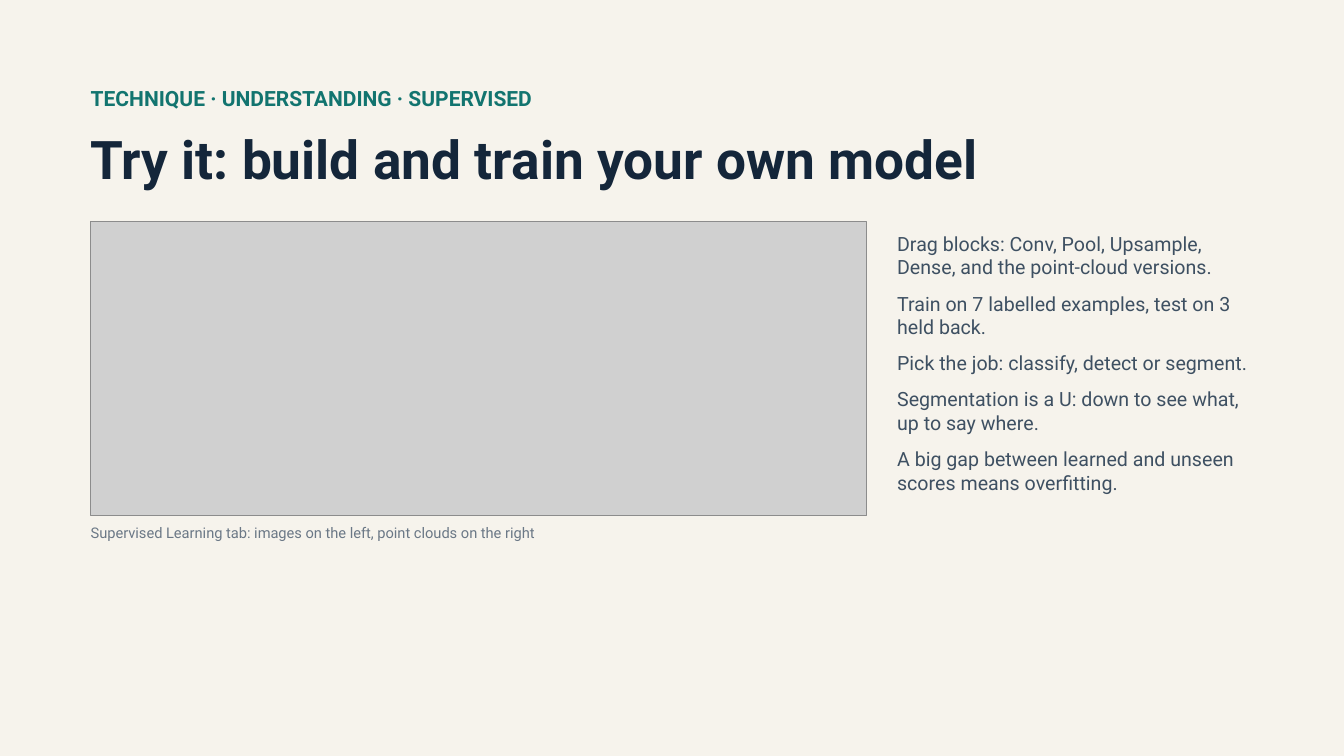
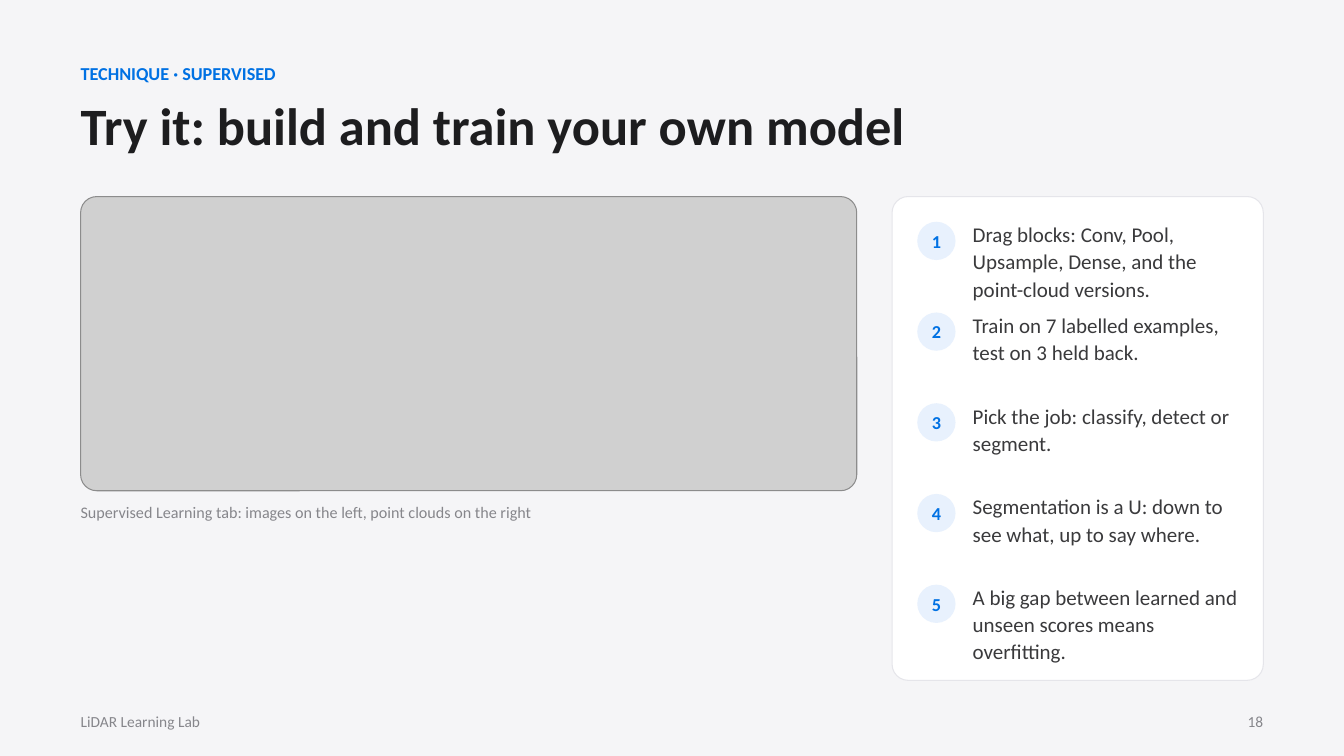
Before and after one commit to maninka123/lidar-learning-lab, a slide deck: slide 18 of presentation/LiDAR_Workshop_Slides.pptx. Drawn at 1344x756 pixels with LibreOffice and Linux fonts; fonts in the diff are those of the drawing; grey boxes stand for pictures. Boxes give left, top, right and bottom in pixels: in the first picture for what was removed or moved away, otherwise in the second. Text is boxed around its words. In the diff, an @@ line names an element or a change of style, - is before the commit and + after.

```diff
--- a/presentation/LiDAR_Workshop_Slides.pptx
+++ b/presentation/LiDAR_Workshop_Slides.pptx
@@ background #F6F3EC to #F5F5F7 @@
@@ text at box(81, 68, 275, 83): text changed; size 15 to 13 pt; font Roboto to Calibri; text colour #12746F to #0071E3 @@
-TECHNIQUE · UNDERSTANDING · SUPERVISED
+TECHNIQUE · SUPERVISED
@@ text "Try it: build and train ...": place and size @@
-text "Try it: build and train ..." at box(91, 139, 977, 191)
+text "Try it: build and train ..." at box(81, 108, 904, 154)
@@ text "Try it: build and train ..." at box(81, 108, 904, 154): size 38 to 37.5 pt, font Roboto to Calibri, text colour #14263A to #1D1D1F; less space between paragraphs @@
@@ picture: place and size @@
-picture at box(91, 222, 867, 516)
+picture at box(81, 197, 857, 491)
@@ rounded rectangle added at box(892, 197, 1263, 681), fill #FFFFFF, outline #E5E5EA 0.75 pt @@
@@ text removed at box(897, 236, 1247, 494) @@
-Drag blocks: Conv, Pool, Upsample, Dense, and the point-cloud versions.
-Train on 7 labelled examples, test on 3 held back.
-Pick the job: classify, detect or segment.
-Segmentation is a U: down to see what, up to say where.
-A big gap between learned and unseen scores means overfitting.
@@ rounded rectangle added at box(918, 222, 956, 260), fill #E8F1FD @@
@@ text added at box(932, 236, 941, 248), 13 pt, text #0071E3, bold @@
+1
@@ text added at box(973, 227, 1196, 301), 15 pt, text #3A3A3C @@
+Drag blocks: Conv, Pool, Upsample, Dense, and the point-cloud versions.
@@ rounded rectangle added at box(918, 313, 956, 351), fill #E8F1FD @@
@@ text added at box(932, 326, 941, 338), 13 pt, text #0071E3, bold @@
+2
@@ text added at box(973, 318, 1218, 360), 15 pt, text #3A3A3C @@
+Train on 7 labelled examples, test on 3 held back.
@@ rounded rectangle added at box(918, 403, 956, 442), fill #E8F1FD @@
@@ text added at box(932, 417, 941, 429), 13 pt, text #0071E3, bold @@
+3
@@ text added at box(973, 409, 1229, 455), 15 pt, text #3A3A3C @@
+Pick the job: classify, detect or segment.
@@ text "Supervised Learning tab: images on ...": place and size @@
-text "Supervised Learning tab: images on ..." at box(91, 527, 535, 541)
+text "Supervised Learning tab: images on ..." at box(81, 507, 531, 521)
@@ text "Supervised Learning tab: images on ..." at box(81, 507, 531, 521): size 10.5 to 11.5 pt, font Roboto to Calibri, text colour #6B7886 to #86868B; less space between paragraphs @@
@@ rounded rectangle added at box(918, 494, 956, 532), fill #E8F1FD @@
@@ text added at box(932, 508, 941, 520), 13 pt, text #0071E3, bold @@
+4
@@ text added at box(973, 499, 1223, 546), 15 pt, text #3A3A3C @@
+Segmentation is a U: down to see what, up to say where.
@@ rounded rectangle added at box(918, 585, 956, 623), fill #E8F1FD @@
@@ text added at box(932, 599, 941, 611), 13 pt, text #0071E3, bold @@
+5
@@ text added at box(973, 590, 1237, 663), 15 pt, text #3A3A3C @@
+A big gap between learned and unseen scores means overfitting.
@@ text added at box(81, 716, 200, 730), 11 pt, text #86868B @@
+LiDAR Learning Lab
@@ text added at box(1248, 716, 1264, 727), 11 pt, text #86868B @@
+18
```
Also in this commit, not shown: 22 other slides changed, 2 slides added, 2 slides removed.
